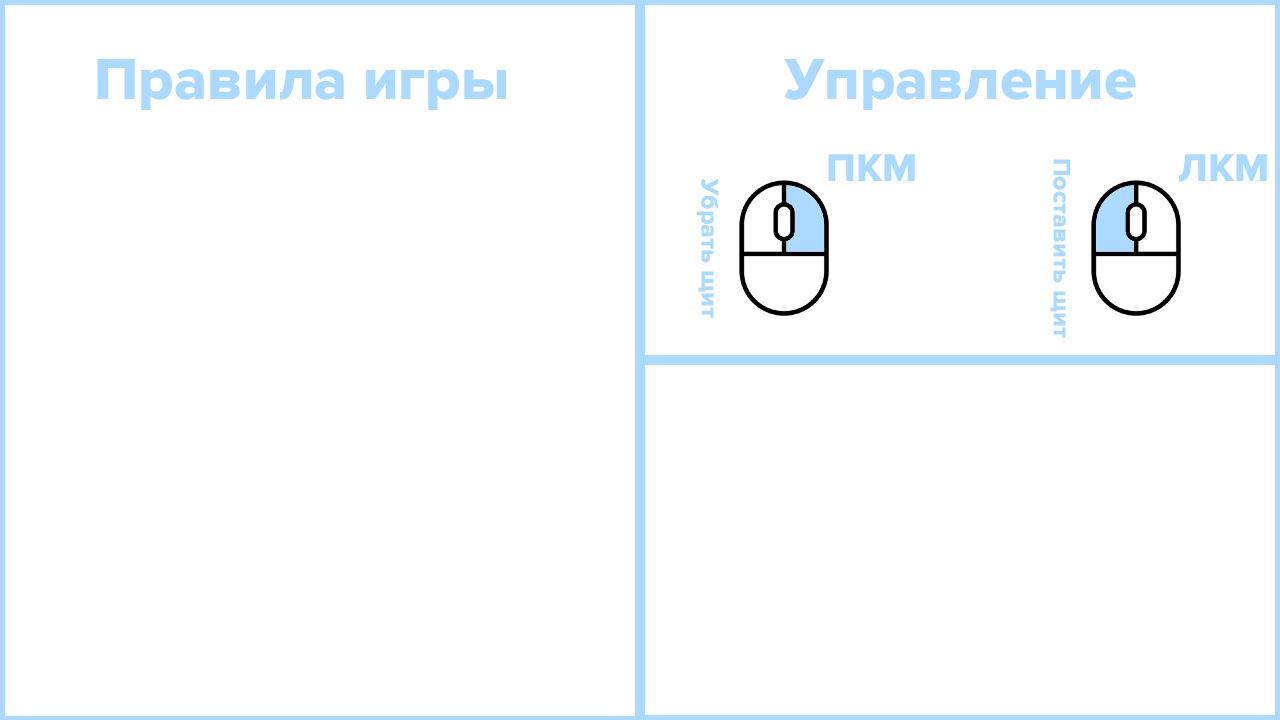
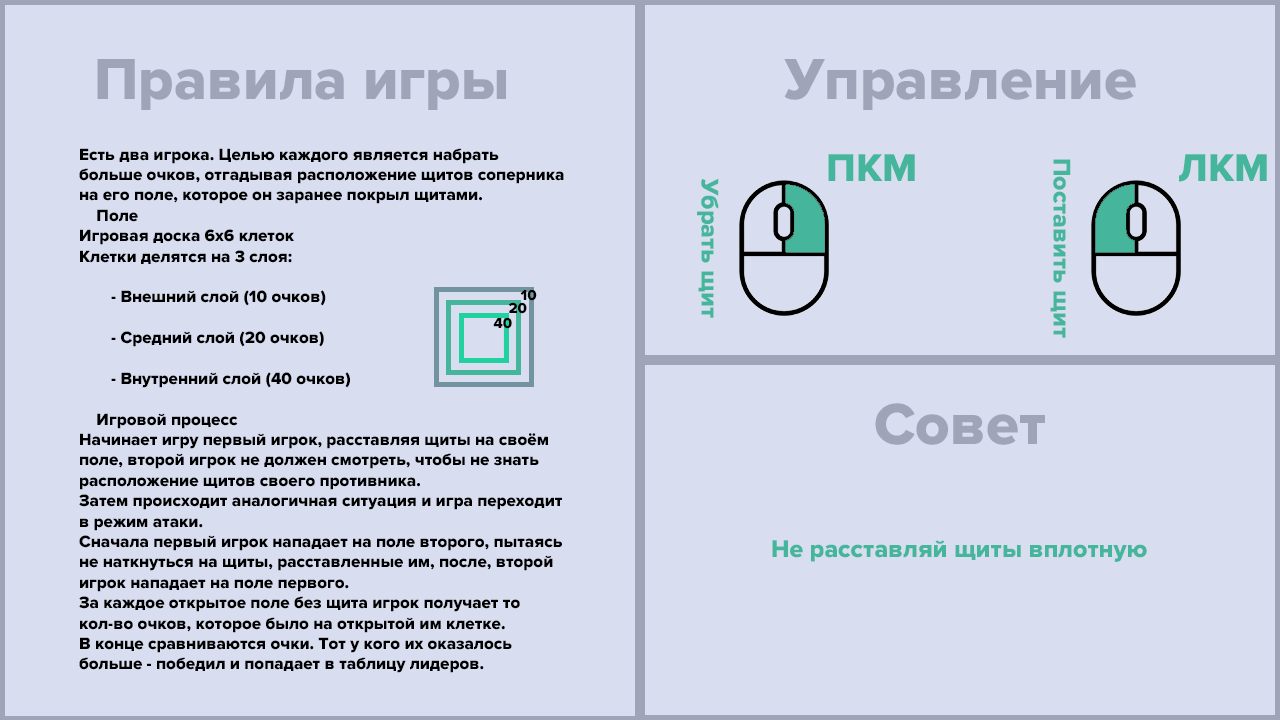
Before/after of a 1280 x 720 layered artwork. What changed in the layer stack:
added layer "40" above "20" over <box>493,317,512,329</box>
added layer "20" above "10" over <box>509,302,527,314</box>
added layer "10" above "Прямоугольник 1" over <box>520,289,537,301</box>
painted on "Прямоугольник 1" (1st of 3) over <box>640,0,1280,360</box>
painted on "Прямоугольник 1" (2nd of 3) over <box>640,360,1280,720</box>
painted on "Прямоугольник 1" (3rd of 3) over <box>0,0,640,720</box>
painted on "Убрать щит" over <box>697,178,719,318</box>
painted on "Поставить щит" over <box>1050,159,1071,338</box>
painted on "ЛКМ" over <box>1179,154,1267,182</box>
painted on "ПКМ" over <box>828,154,915,181</box>
painted on "Слой 2" over <box>1095,184,1135,253</box>
painted on "Слой 1" over <box>785,184,825,253</box>
painted on "Управление" over <box>784,59,1136,110</box>
painted on "Правила игры" over <box>97,59,506,110</box>
added layer "Прямоугольник 2" (1st of 3) above "Прямоугольник 2" over <box>434,287,534,387</box>
added layer "Прямоугольник 2" (2nd of 3) above "Прямоугольник 2" over <box>459,313,509,363</box>
added layer "Прямоугольник 2" (3rd of 3) above "Есть два игрока. Целью каждого является набрать больше очков," over <box>446,300,521,375</box>
added layer "Есть два игрока. Целью каждого является набрать больше очков," above "Не расставляй щиты вплотную" over <box>79,148,564,673</box>
added layer "Не расставляй щиты вплотную" above "Совет" over <box>772,540,1147,562</box>
added layer "Совет" above "Фон" over <box>875,403,1045,445</box>
painted on "Фон" over <box>0,0,1280,720</box>
